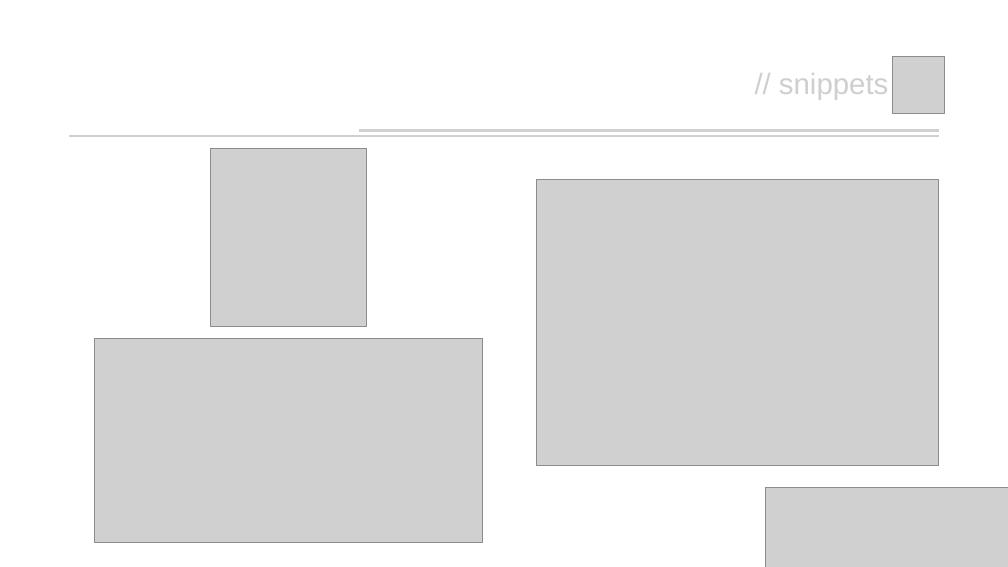
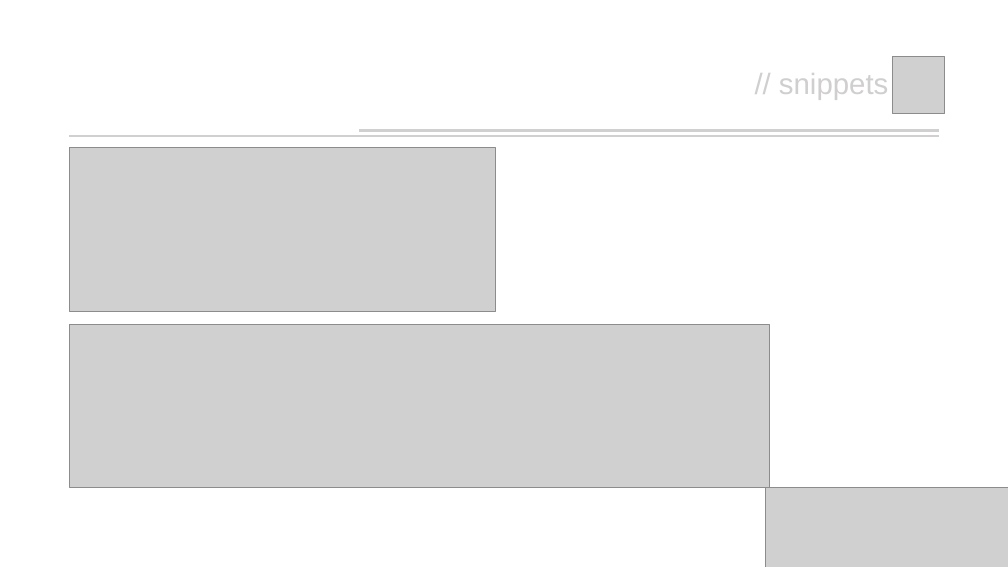
Before and after one commit to Shcoobz/mighty-text-adventure-java-Shcoobz, a slide deck: slide 7 of presentation/team_presentation_mightyTextAdventure.pptx (slide 5 before the commit). Drawn at 1008x567 pixels with LibreOffice and Linux fonts; fonts in the diff are those of the drawing; grey boxes stand for pictures. Boxes give left, top, right and bottom in pixels: in the first picture for what was removed or moved away, otherwise in the second. Text is boxed around its words. In the diff, an @@ line names an element or a change of style, - is before the commit and + after.

```diff
--- a/presentation/team_presentation_mightyTextAdventure.pptx
+++ b/presentation/team_presentation_mightyTextAdventure.pptx
@@ picture added at (70, 148, 496, 312) @@
@@ picture removed at (210, 149, 366, 327) @@
@@ picture removed at (536, 180, 938, 466) @@
@@ picture added at (70, 324, 770, 487) @@
@@ picture removed at (95, 338, 483, 542) @@
```
Also in this commit, not shown: 2 slides added, 1 slide removed.
